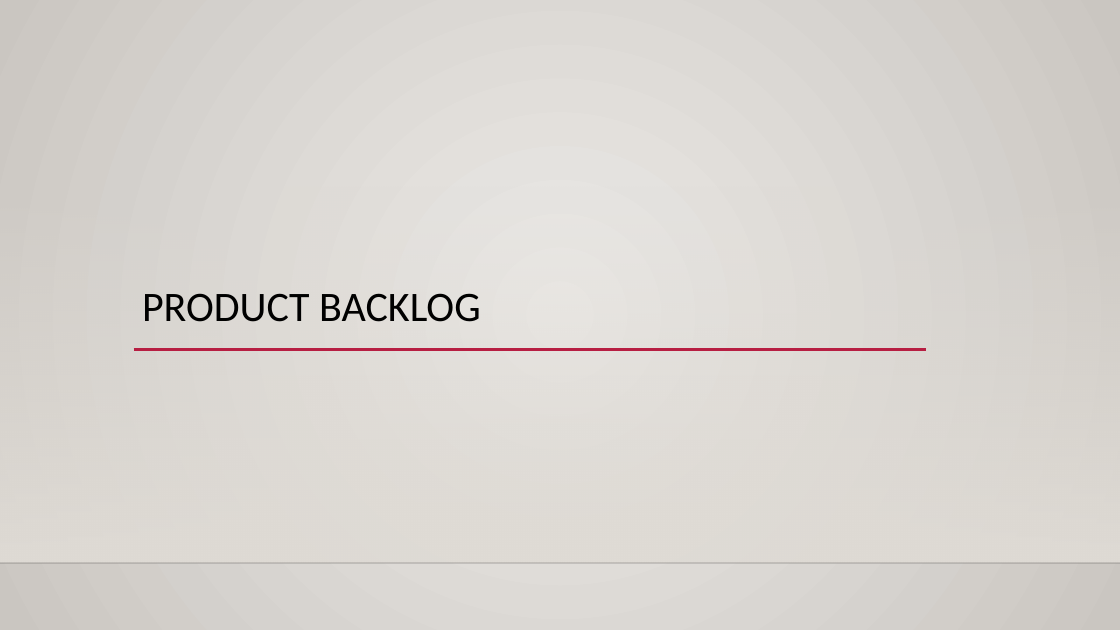
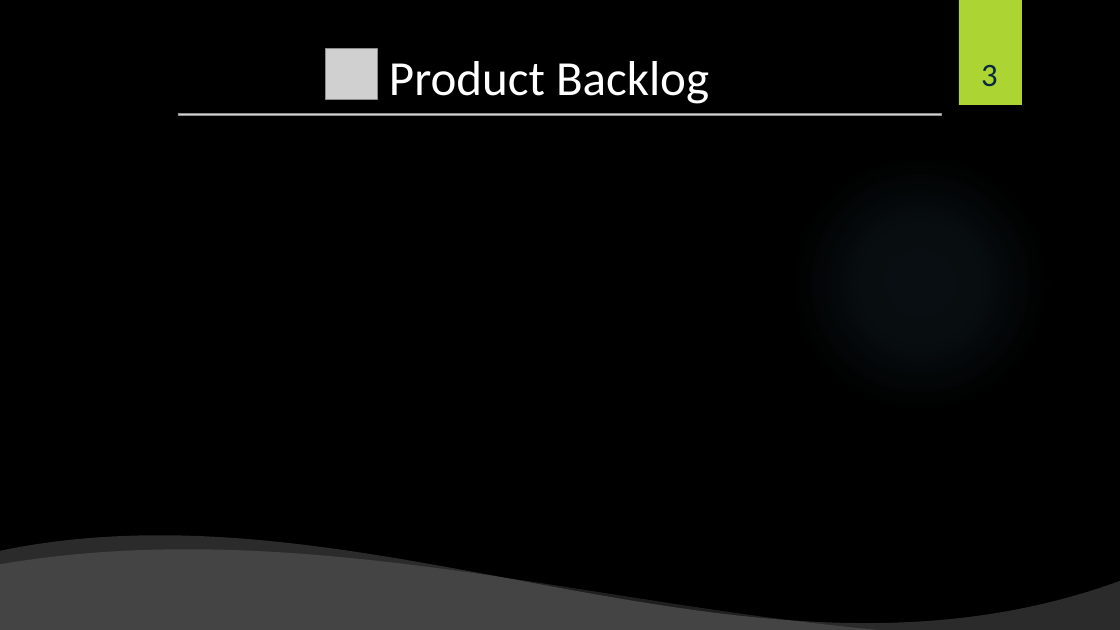
Before and after one commit to shiftlyapp/Shiftly, a slide deck: slide 3 of Backlog.pptx. Drawn at 1120x630 pixels with LibreOffice and Linux fonts; fonts in the diff are those of the drawing; grey boxes stand for pictures; background and template pictures are left out. Boxes give left, top, right and bottom in pixels: in the first picture for what was removed or moved away, otherwise in the second. Text is boxed around its words. In the diff, an @@ line names an element or a change of style, - is before the commit and + after.

```diff
--- a/Backlog.pptx
+++ b/Backlog.pptx
@@ background gradient #ECEAE7 to #CAC7C1 to picture (left out) @@
@@ rectangle added at [959, 0, 1022, 105], fill #ACD433 @@
@@ title "Product Backlog" at [389, 61, 709, 104]: vertical alignment bottom to top @@
@@ picture added at [326, 48, 377, 99] @@
@@ title at [389, 61, 709, 104]: text changed; size 36 to 42 pt; text colour #000000 to #FFFFFF @@
-PRODUCT BACKLOG
+Product Backlog
@@ page number added at [981, 65, 998, 86], 28 pt, text #072A40 @@
+3
@@ picture added at [178, 113, 942, 116] @@
@@ ellipse added at [791, 154, 1049, 413], fill gradient #7AC4F0 @@
@@ rectangle removed at [0, 186, 1120, 563] @@
@@ line removed from (134, 350) to (927, 350) @@
@@ wave added at [0, 534, 1120, 630], fill #FFFFFF at 17% opacity @@
@@ line removed from (0, 563) to (1120, 563) @@
@@ wave added at [0, 548, 1120, 630], fill #FFFFFF at 12% opacity @@
```
Also in this commit, not shown: 24 other slides changed, 1 slide added, 2 slides removed.
